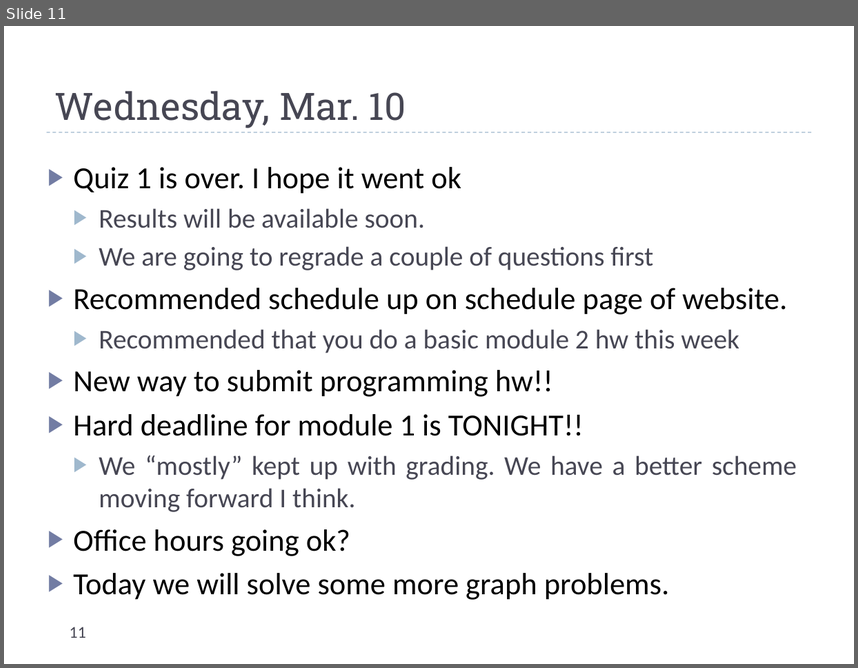
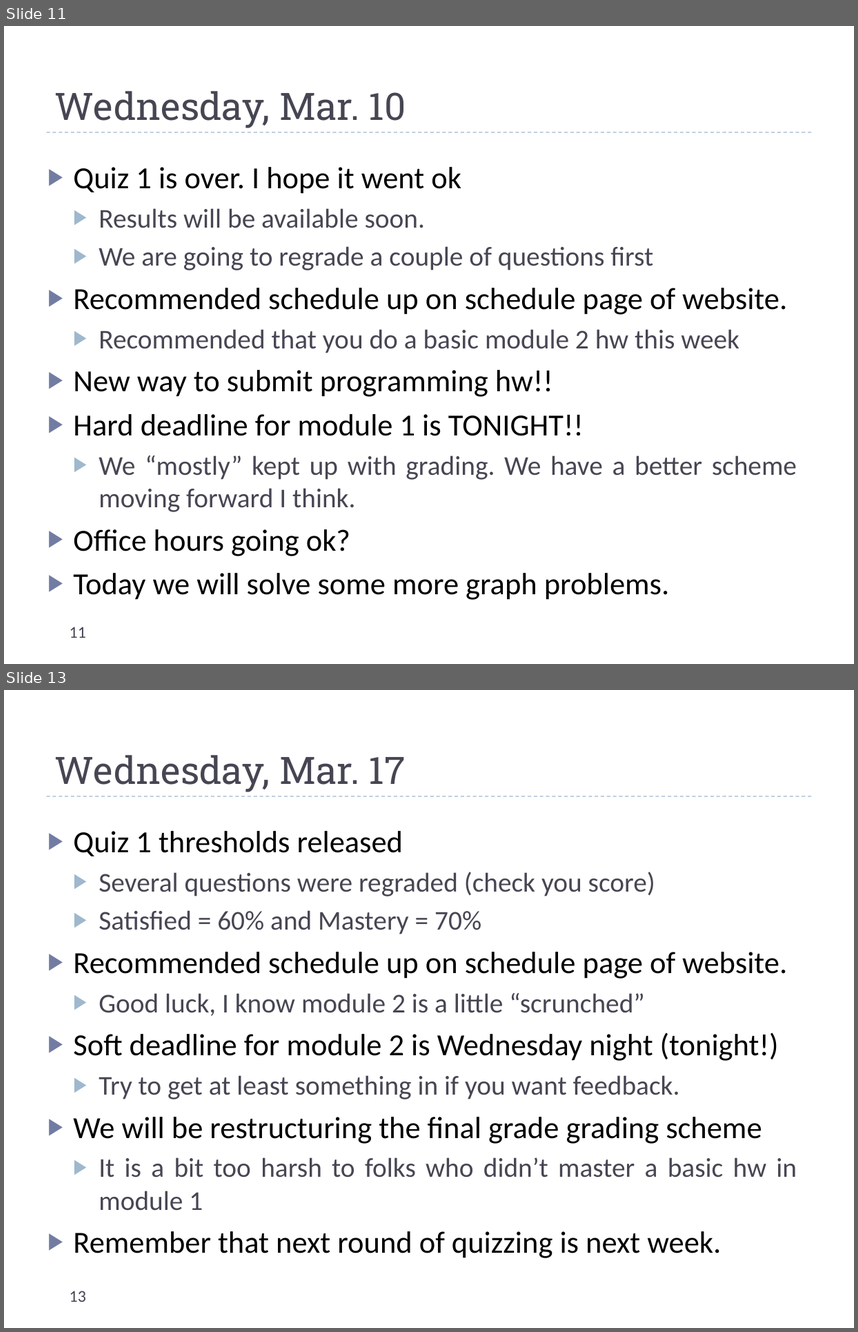
Before and after one commit to uva-cs/cs4102-f21, a slide deck: slides/dailyannouncements_mf.pptx. Shown one above the other, each under a label of ours: slide 11 before the commit, slides 11 and 13 after it; the slides between them are not shown. The pictures are 858x668 and 858x1332 pixels, drawn with LibreOffice and Linux fonts; fonts in the diff are those of the drawing. Boxes give left, top, right and bottom in pixels: in the first picture for what was removed or moved away, otherwise in the second. Text is boxed around its words. In the diff, an @@ line names an element or a change of style, - is before the commit and + after.

```diff
--- a/slides/dailyannouncements_mf.pptx
+++ b/slides/dailyannouncements_mf.pptx
@@ slide 13 added at (4, 690, 854, 1328), background #FFFFFF; not listed: 1 template element that a slide beside it also shows @@
@@ title added at (55, 755, 406, 792), 32 pt, text #464653 @@
+Wednesday, Mar. 17
@@ text added at (73, 831, 797, 1258), 23 pt, text #464653 @@
+▶ Quiz 1 thresholds released
+  ▶ Several questions were regraded (check you score)
+  ▶ Satisfied = 60% and Mastery = 70%
+▶ Recommended schedule up on schedule page of website.
+  ▶ Good luck, I know module 2 is a little “scrunched”
+▶ Soft deadline for module 2 is Wednesday night (tonight!)
+  ▶ Try to get at least something in if you want feedback.
+▶ We will be restructuring the final grade grading scheme
+  ▶ It is a bit too harsh to folks who didn’t master a basic hw in module 1
+▶ Remember that next round of quizzing is next week.
@@ page number added at (70, 1290, 86, 1301), 14 pt, text #464653 @@
+13
```
Also in this commit, not shown: 1 other slide added, 2 other files.
